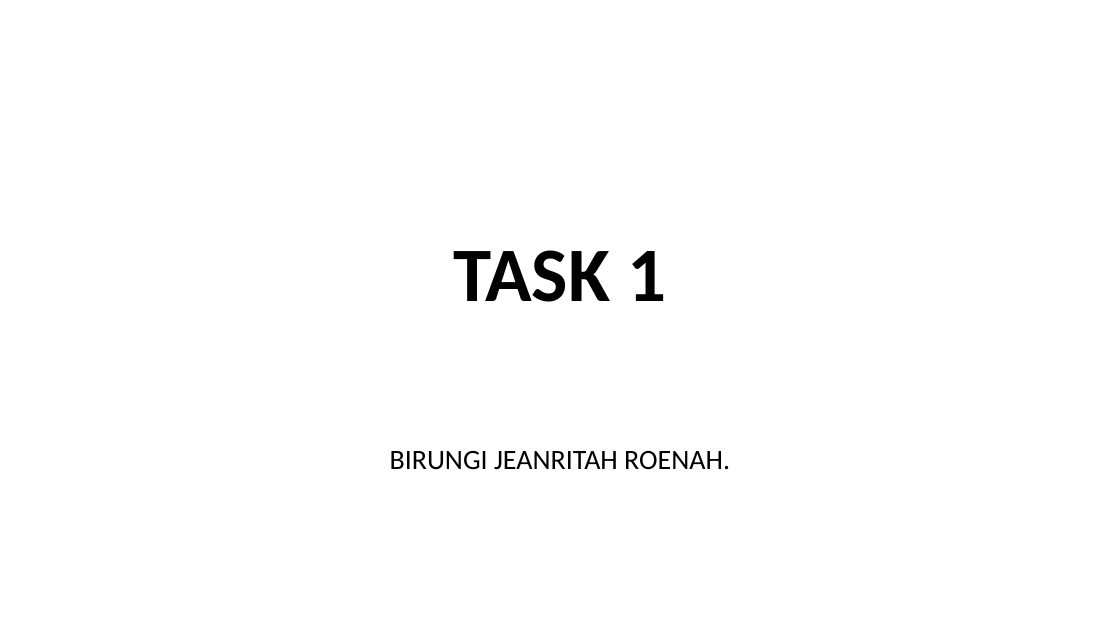
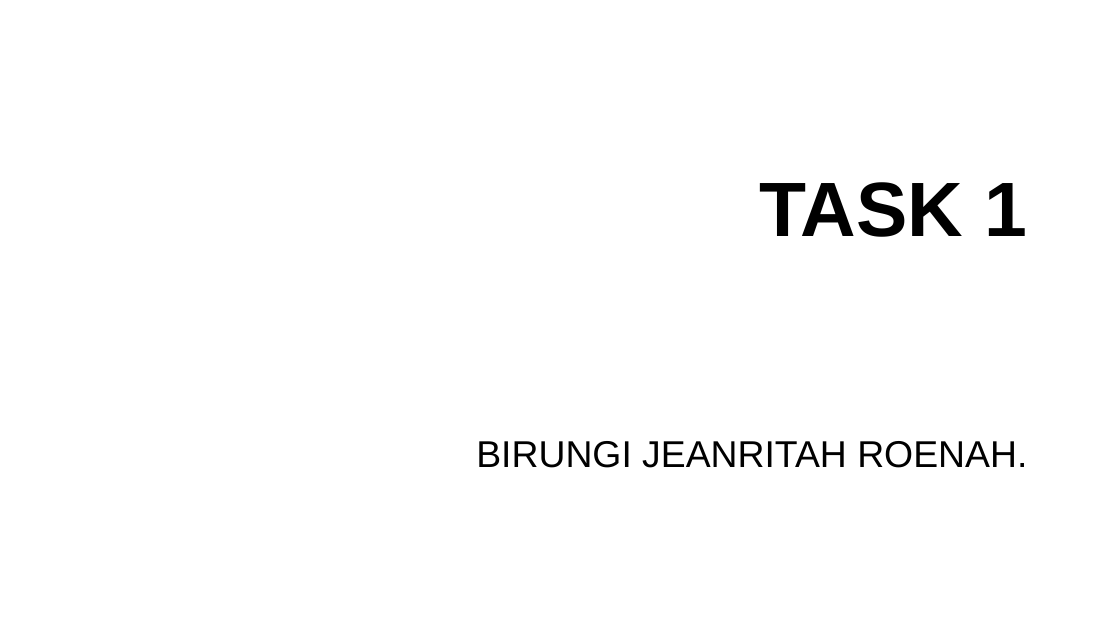
Before and after one commit to Jeanritah/jean-21, a slide deck: slide 1 of TASK 1.pptx. Drawn at 1120x630 pixels with LibreOffice and Linux fonts; fonts in the diff are those of the drawing; background and template pictures are left out. Boxes give left, top, right and bottom in pixels: in the first picture for what was removed or moved away, otherwise in the second. Text is boxed around its words. In the diff, an @@ line names an element or a change of style, - is before the commit and + after.

```diff
--- a/TASK 1.pptx
+++ b/TASK 1.pptx
@@ title "TASK 1": place and size @@
-title "TASK 1" at bbox=[453, 250, 667, 302]
+title "TASK 1" at bbox=[759, 182, 1027, 237]
@@ title "TASK 1" at bbox=[759, 182, 1027, 237]: font Calibri to Arial; alignment centre to right; line spacing 0.9 to 1; vertical alignment bottom to middle @@
@@ subtitle "BIRUNGI JEANRITAH ROENAH.": place and size @@
-subtitle "BIRUNGI JEANRITAH ROENAH." at bbox=[390, 451, 730, 470]
+subtitle "BIRUNGI JEANRITAH ROENAH." at bbox=[476, 441, 1027, 468]
@@ subtitle "BIRUNGI JEANRITAH ROENAH." at bbox=[476, 441, 1027, 468]: size 24 to 32 pt, font Calibri to Arial; alignment centre to right; line spacing 0.7 to 1; less space between paragraphs @@
```
Also in this commit, not shown: 1 other slide changed.
